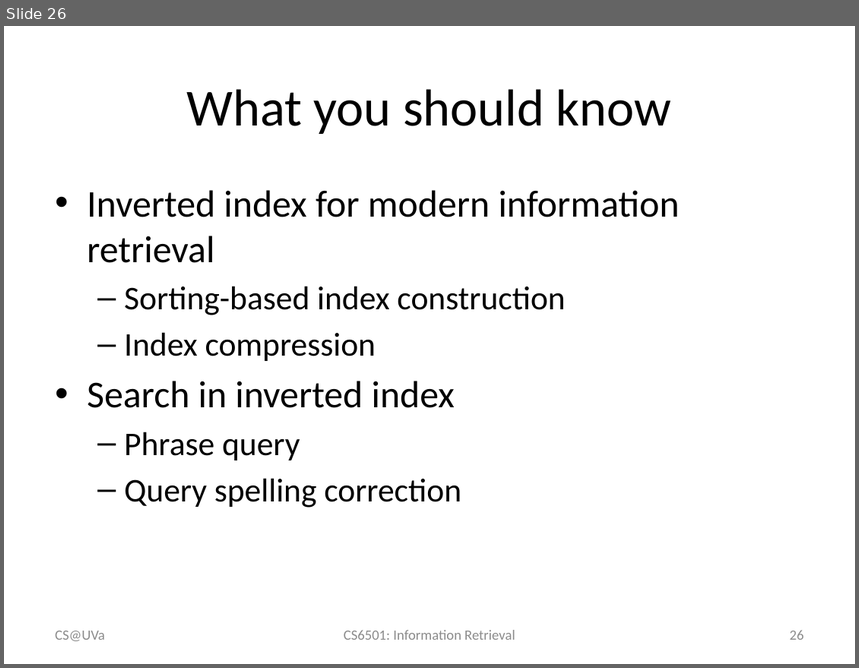
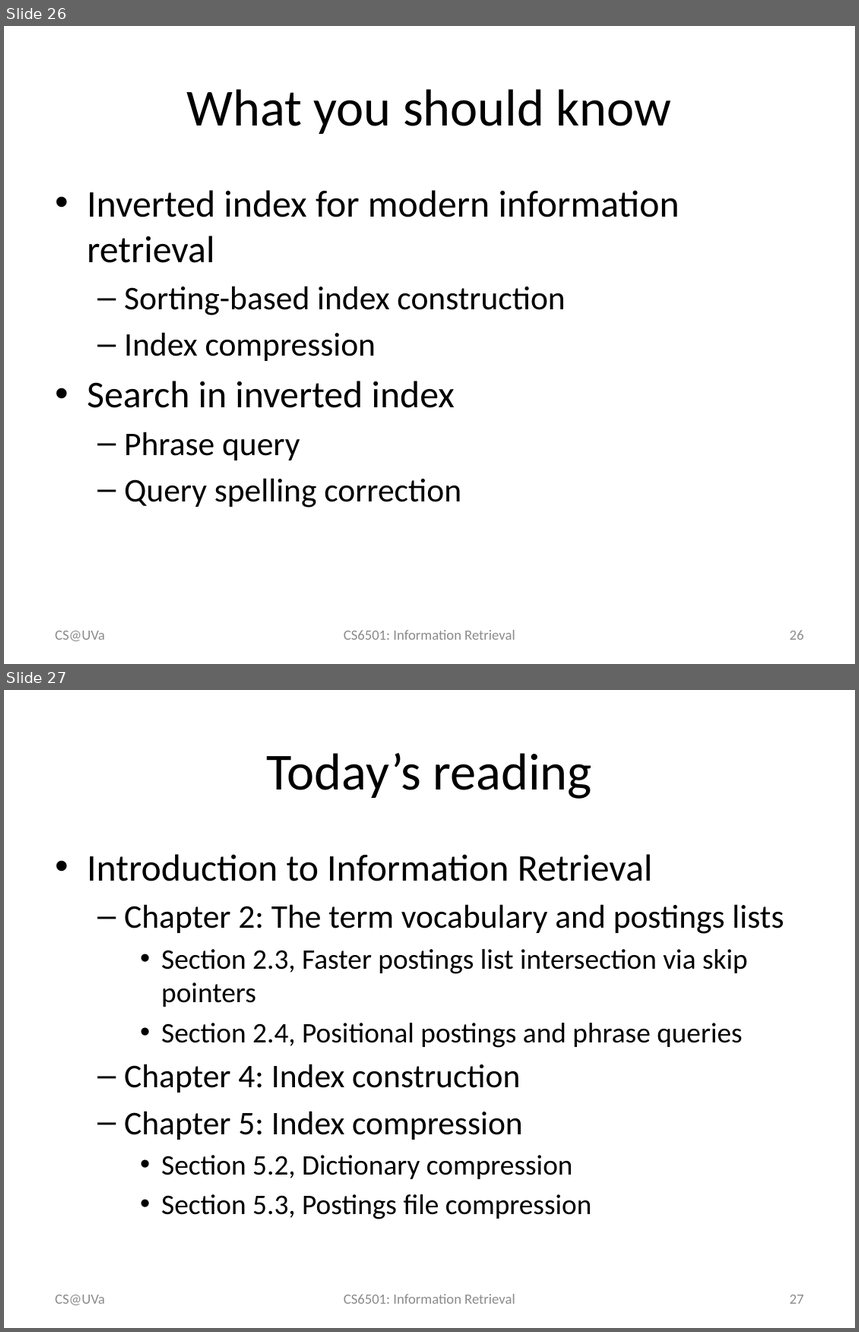
Before and after one commit to wang296/IR2015, a slide deck: docs/Inverted Index.pptx. Shown one above the other, each under a label of ours: slide 26 before the commit, slides 26 and 27 after it. The pictures are 859x668 and 859x1332 pixels, drawn with LibreOffice and Linux fonts; fonts in the diff are those of the drawing. Boxes give left, top, right and bottom in pixels: in the first picture for what was removed or moved away, otherwise in the second. Text is boxed around its words. In the diff, an @@ line names an element or a change of style, - is before the commit and + after.

Commit message:
inverted index

```diff
--- a/docs/Inverted Index.pptx
+++ b/docs/Inverted Index.pptx
@@ slide 27 added at (4,690,855,1328), background #FFFFFF @@
@@ title added at (266,753,591,799), 44 pt, text #000000 @@
+Today’s reading
@@ text added at (87,854,784,1220), 24 pt, text #000000 @@
+• Introduction to Information Retrieval
+  – Chapter 2: The term vocabulary and postings lists
+    • Section 2.3, Faster postings list intersection via skip pointers
+    • Section 2.4, Positional postings and phrase queries
+  – Chapter 4: Index construction
+  – Chapter 5: Index compression
+    • Section 5.2, Dictionary compression
+    • Section 5.3, Postings file compression
@@ text added at (55,1295,105,1306), 12 pt, text #8C8C8C @@
+CS@UVa
@@ text added at (344,1294,515,1304), 12 pt, text #8C8C8C @@
+CS6501: Information Retrieval
@@ page number added at (790,1295,804,1304), 12 pt, text #8C8C8C @@
+27
```
Also in this commit, not shown: 1 slide changed, 4 other files.
